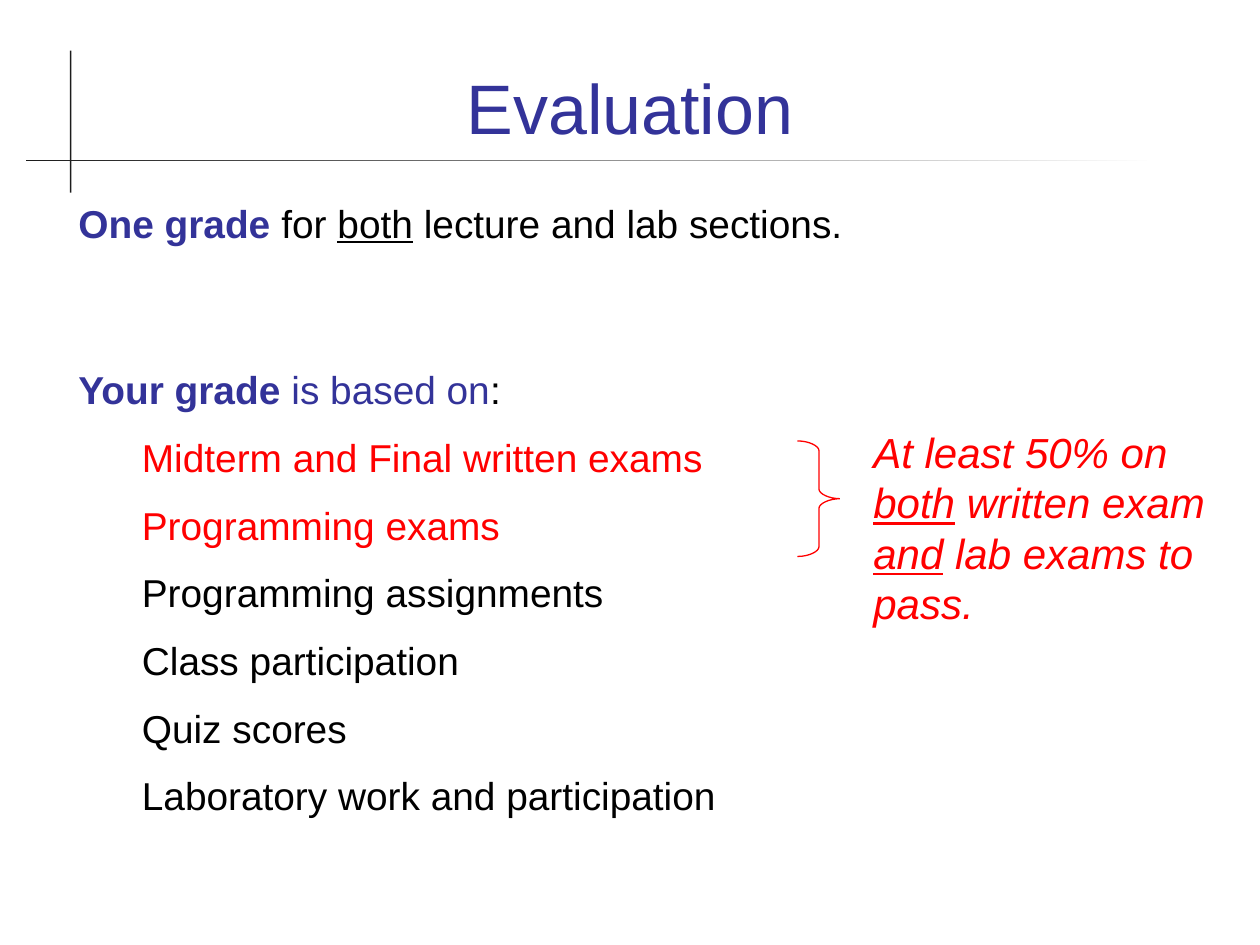
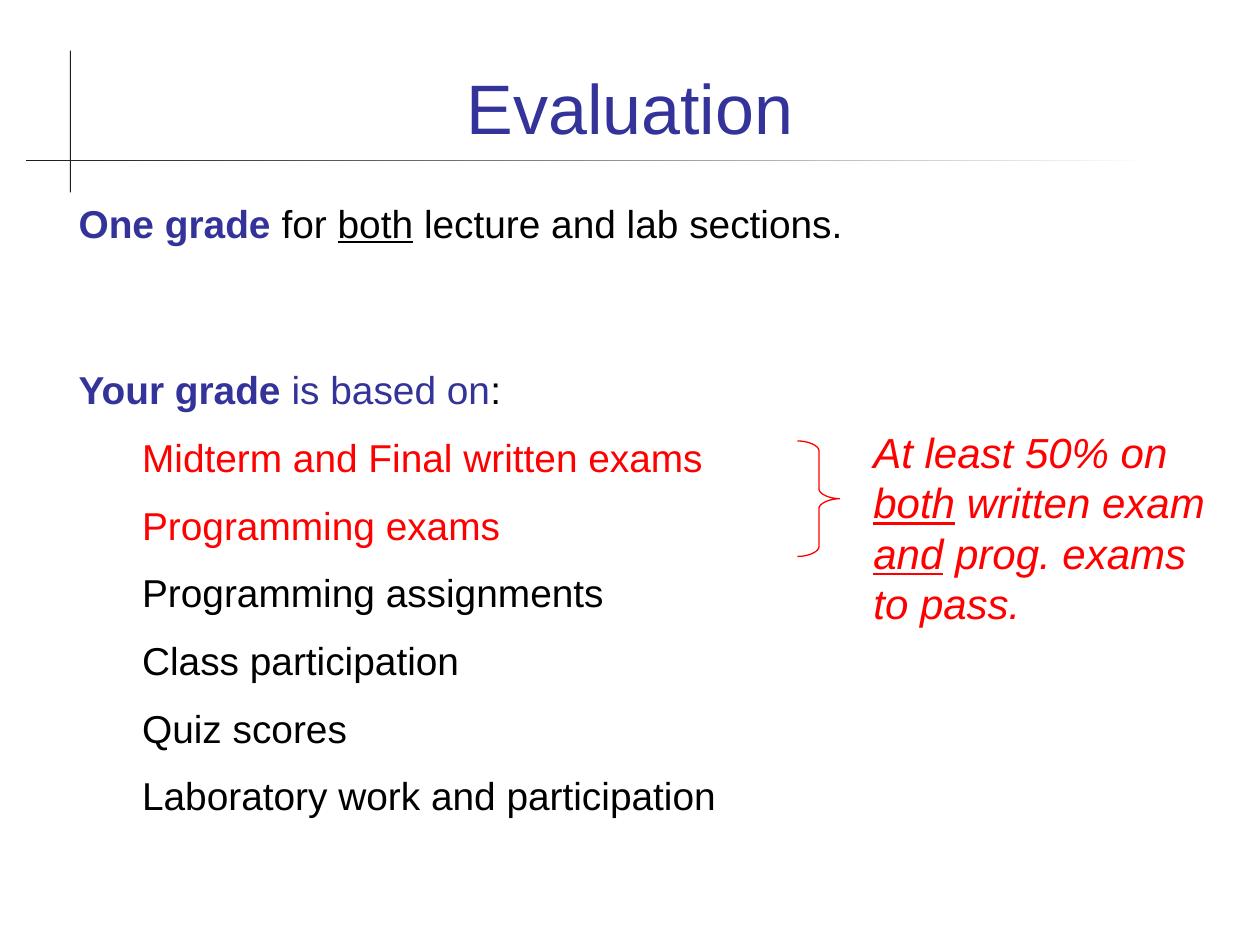
Before and after one commit to skeoop/skeoop.github.io, a slide deck: slide 8 of intro/Introduction-to-Course.ppt. Drawn at 1260x945 pixels with LibreOffice and Linux fonts; fonts in the diff are those of the drawing. Boxes give left, top, right and bottom in pixels: in the first picture for what was removed or moved away, otherwise in the second. Text is boxed around its words. In the diff, an @@ line names an element or a change of style, - is before the commit and + after.

```diff
--- a/intro/Introduction-to-Course.ppt
+++ b/intro/Introduction-to-Course.ppt
@@ text at [873,437,1205,628]: text changed @@
-At least 50% on both written exam and lab exams to pass.
+At least 50% on both written exam and prog. exams to pass.
```
Also in this commit, not shown: 14 other slides changed, 1 other file.
